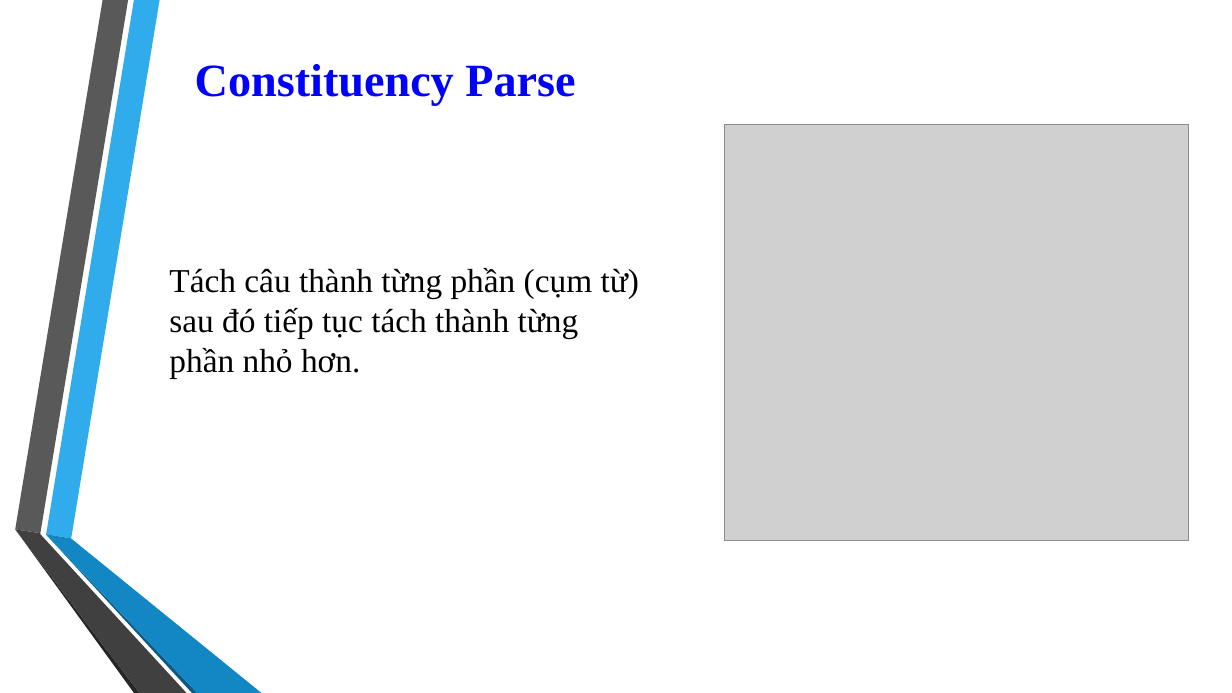
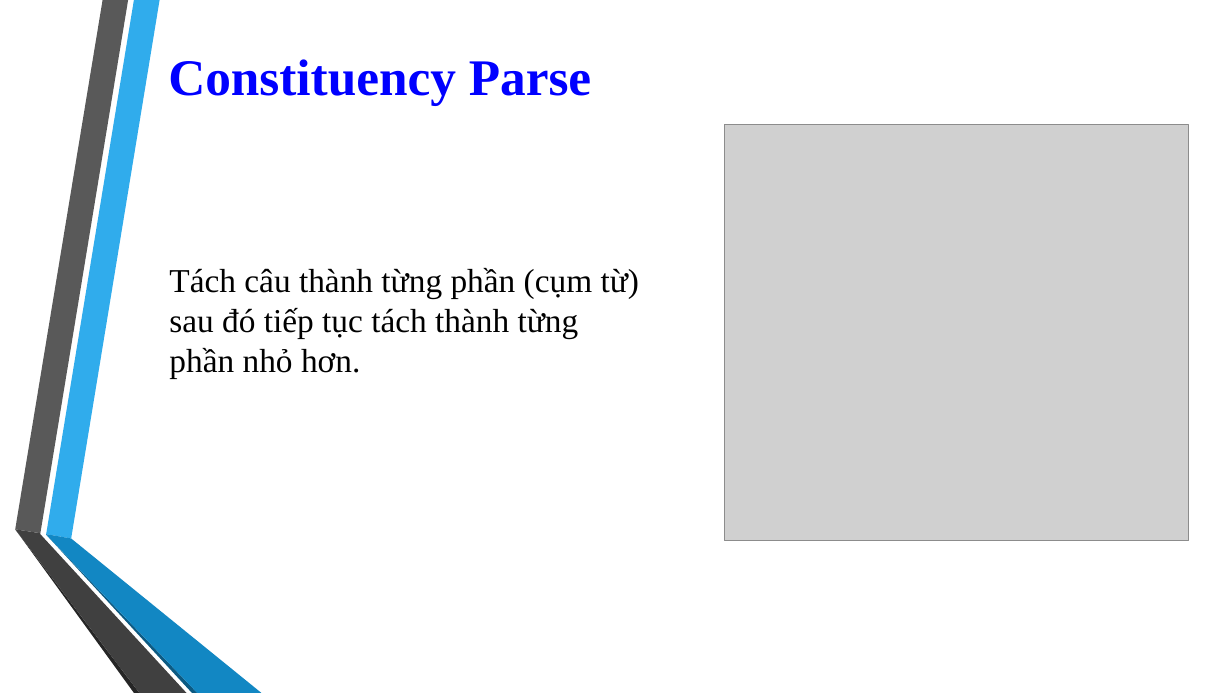
Before and after one commit to 1412520/TextMining, a slide deck: slide 17 of Seminar/Stanford_CoreNLP.pptx (slide 24 before the commit). Drawn at 1232x693 pixels with LibreOffice and Linux fonts; fonts in the diff are those of the drawing; grey boxes stand for pictures; background and template pictures are left out. Boxes give left, top, right and bottom in pixels: in the first picture for what was removed or moved away, otherwise in the second. Text is boxed around its words. In the diff, an @@ line names an element or a change of style, - is before the commit and + after.

Commit message:
update slide

```diff
--- a/Seminar/Stanford_CoreNLP.pptx
+++ b/Seminar/Stanford_CoreNLP.pptx
@@ title "Constituency Parse": place and size @@
-title "Constituency Parse" at [195, 64, 575, 106]
+title "Constituency Parse" at [168, 59, 591, 106]
@@ title "Constituency Parse" at [168, 59, 591, 106]: size 36 to 40 pt @@
```
